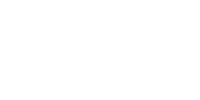
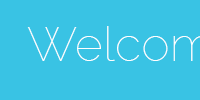
Comparing the layer stacks of the two (200, 100) images. Changes:
renamed "Admin" to "Welcome", painted on it over [27, 26, 200, 67]
added layer "Layer 1" over [0, 0, 200, 100]
